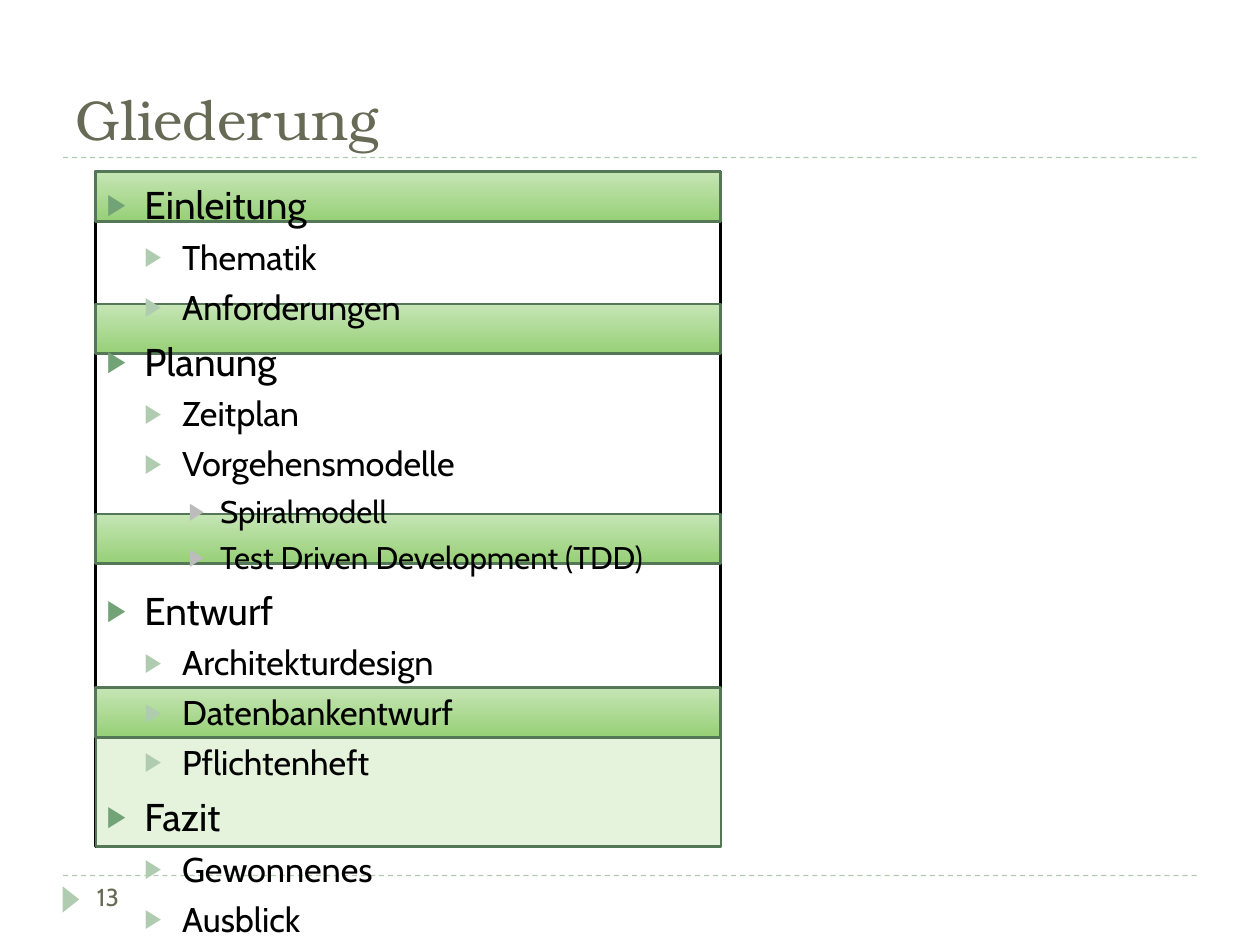
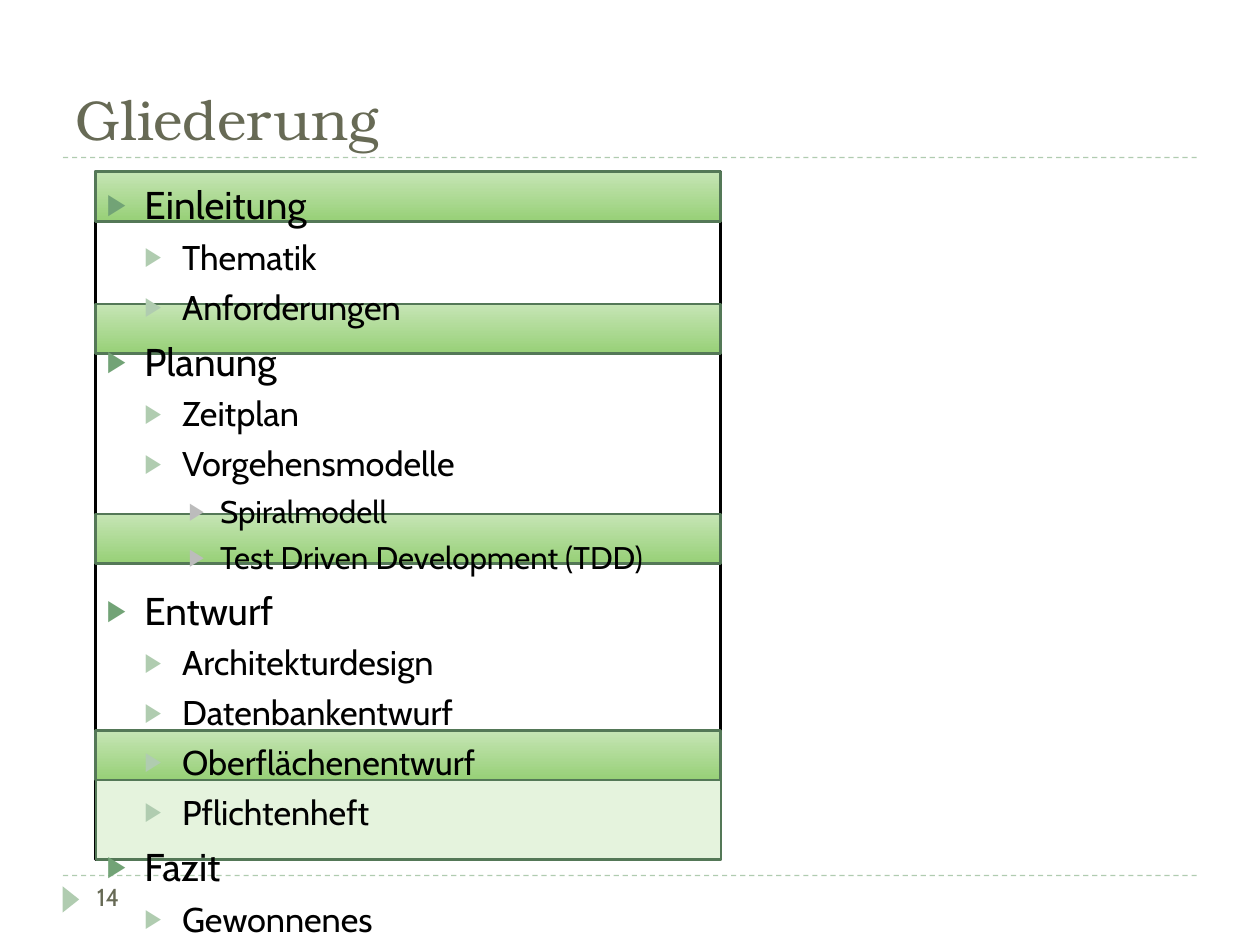
Before and after one commit to DarksideCode/Inventory-Management-System, a slide deck: slide 15 of Doku/Präsentation.pptx (slide 14 before the commit). Drawn at 1260x945 pixels with LibreOffice and Linux fonts; fonts in the diff are those of the drawing. Boxes give left, top, right and bottom in pixels: in the first picture for what was removed or moved away, otherwise in the second. Text is boxed around its words. In the diff, an @@ line names an element or a change of style, - is before the commit and + after.

```diff
--- a/Doku/Präsentation.pptx
+++ b/Doku/Präsentation.pptx
@@ rectangle: place and size @@
-rectangle at [96, 171, 721, 845]
+rectangle at [96, 171, 721, 859]
@@ rectangle: place and size @@
-rectangle at [96, 688, 721, 737]
+rectangle at [96, 731, 721, 780]
@@ text at [182, 749, 475, 784]: paragraph added @@
+  ▶ Oberflächenentwurf
@@ rectangle: place and size @@
-rectangle at [96, 737, 721, 847]
+rectangle at [96, 780, 721, 859]
@@ text at [97, 889, 119, 906]: text changed @@
-13
+14
```
Also in this commit, not shown: 8 other slides changed, 2 slides added, 2 other files.
